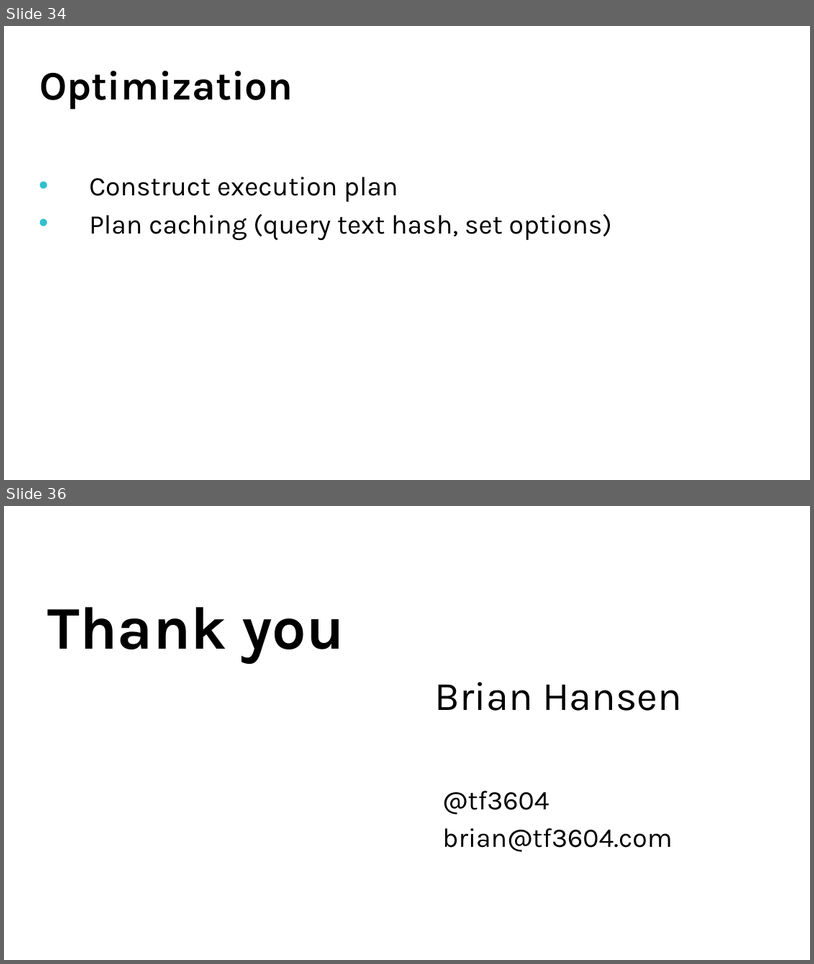
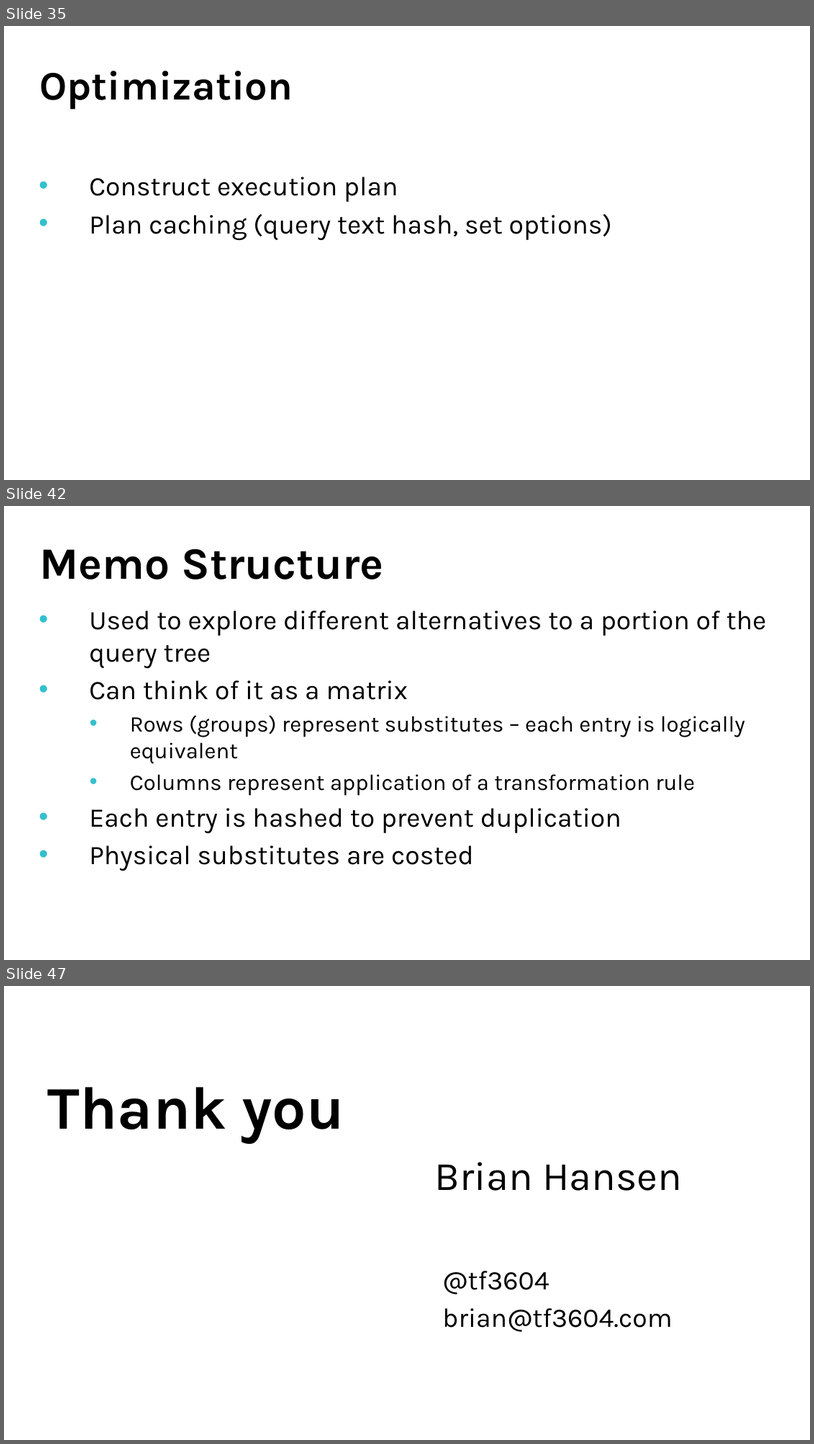
Before and after one commit to tf3604/OptimizerPresentation, a slide deck: Hansen - Get Your Optimizer to Give up All Its Secrets.pptx. Shown one above the other, each under a label of ours: slides 34 and 36 before the commit, slides 35, 42 and 47 after it; the slides between them are not shown. The pictures are 814x964 and 814x1444 pixels, drawn with LibreOffice and Linux fonts; fonts in the diff are those of the drawing; background and template pictures are left out. Boxes give left, top, right and bottom in pixels: in the first picture for what was removed or moved away, otherwise in the second. Text is boxed around its words. In the diff, an @@ line names an element or a change of style, - is before the commit and + after.

```diff
--- a/Hansen - Get Your Optimizer to Give up All Its Secrets.pptx
+++ b/Hansen - Get Your Optimizer to Give up All Its Secrets.pptx
@@ slide 42 added at (x1=4, y1=506, x2=810, y2=960), background picture (left out) @@
@@ title added at (x1=39, y1=548, x2=384, y2=579), 40 pt, text #000000, bold @@
+Memo Structure
@@ text added at (x1=89, y1=610, x2=767, y2=870), 24 pt, text #000000 @@
+• Used to explore different alternatives to a portion of the query tree
+• Can think of it as a matrix
+  • Rows (groups) represent substitutes – each entry is logically equivalent
+  • Columns represent application of a transformation rule
+• Each entry is hashed to prevent duplication
+• Physical substitutes are costed
@@ what was slide 34 is now slide 35 @@
@@ what was slide 36 is now slide 47 @@
```
Also in this commit, not shown: 1 slide changed, 10 other slides added.
